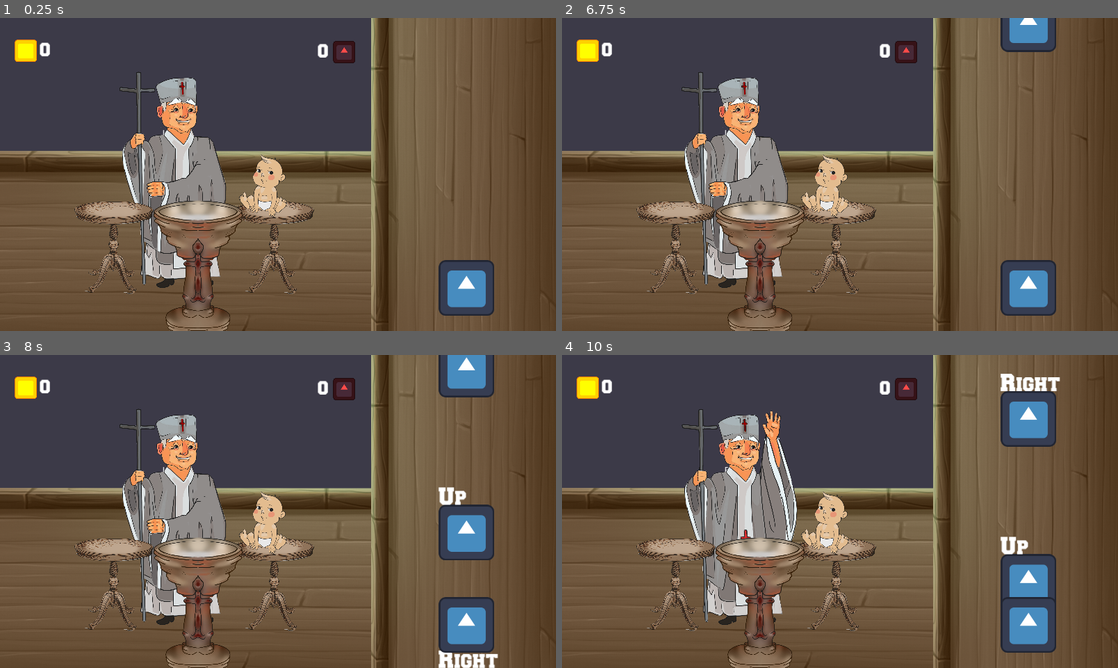
Above: before the commit, frames 1-4 (two rows, left to right).
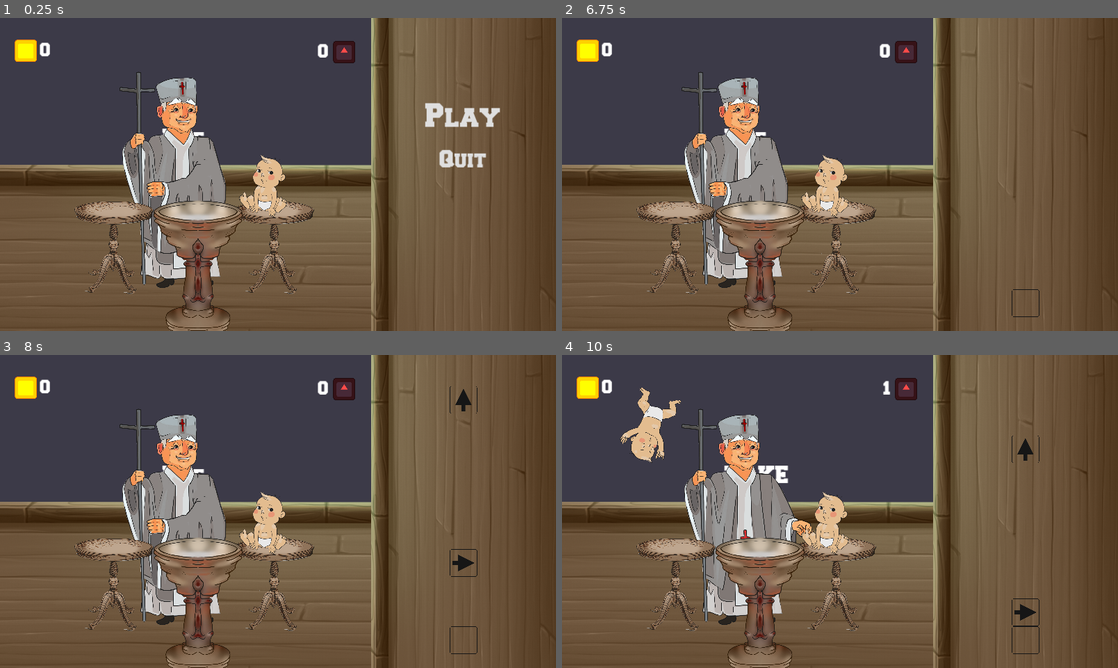
Above: after the commit, the same moments.

Repository: Mikros1999/Umoche-Nash-GGJ-2024
Game: Godot game, scene res://game/game.tscn
Same seed, same stepped clock (60 frames per second), same inputs: the game is played once before the commit and once after it. The engine's default icon, where the game draws it, is replaced by a stand-in: a white triangle on a blue panel in a dark square. Sound files missing from this copy of the repository are replaced by a short silence.
Inputs (mouse positions are in pixels of both pictures, inside the frame that each line leads up to):
- Up to frame 1 (0.25 s): no input
- Up to frame 2 (6.75 s): click (1023, 118) at 0.5 s, where only the run after the commit has a clickable "Play"; tap Enter at 1.25, 2.75, 4.25 s; hold Right 1.28-2.03 s; tap Space at 2, 3.5, 5 s; hold Down 2.03-2.78 s; hold Right 2.78-3.53 s; hold Up 3.53-4.28 s; hold Left 4.28-5.78 s; hold Down 5.78-6.53 s; hold Right from 6.53 s (still down)
- Up to frame 3 (8 s): release Right at 7.28 s; hold Up from 7.28 s (still down)
- Up to frame 4 (10 s): release Up at 8.03 s; hold Right 8.03-8.78 s; hold Down 8.78-9.53 s; hold Left from 9.53 s (still down)

The runs differ from the first frame. In frame 1, 7.8% of the frame differs, in the area x 0-99%, y 7-100%; in frame 2, 8.0%; in frame 3, 11%; in frame 4, 14%, in the area x 0-99%, y 6-100%.

Commit message:
adding main menu

Diff:
--- /dev/null
+++ b/Menu/MainMenu.gd
@@ -0,0 +1,4 @@
+extends Control
+
+func _on_play_normal_mode_button_pressed():
+	get_tree().change_scene_to_file("res://game/game.tscn")
--- /dev/null
+++ b/game/MainMenu.gd
@@ -0,0 +1,18 @@
+extends Control
+
+func _ready():
+	visible = true
+	$"../Gameplay".visible = false
+
+func _on_play_normal_mode_button_pressed():
+	#play game
+	Beat.start_song(preload("res://music/gospodipomiluj.ogg"))
+	visible = false
+	$"../Gameplay".visible = true
+	$"../GameOver".visible = false
+
+func _on_enable_chaos_mode_toggled(toggled_on):
+	pass # setSilly mode to toggle_on
+
+func _on_quit_pressed():
+	get_tree().quit()
--- a/game/game.tscn
+++ b/game/game.tscn
@@ -10,6 +10,29 @@
 [ext_resource type="Shader" path="res://game/bebashader.gdshader" id="5_niwls"]
 [ext_resource type="Texture2D" uid="uid://blf315kml677k" path="res://textures/background.png" id="7_1skec"]
 [ext_resource type="Texture2D" uid="uid://c3w62jgh4qs6g" path="res://textures/umocilica.png" id="8_x8148"]
+[ext_resource type="Texture2D" uid="uid://c1ksulofsduws" path="res://textures/buttons/BLANK_BTN.png" id="11_5w1v6"]
+[ext_resource type="Script" path="res://game/MainMenu.gd" id="11_65x11"]
+[ext_resource type="Texture2D" uid="uid://dabpxlub52lib" path="res://textures/buttons/HOME_BTN.png" id="12_ncivn"]
+[ext_resource type="Texture2D" uid="uid://dl1w4lvb4bv21" path="res://textures/buttons/RELOAD_BTN.png" id="14_ux28w"]
+
+[sub_resource type="StyleBoxEmpty" id="StyleBoxEmpty_bwdna"]
+
+[sub_resource type="StyleBoxEmpty" id="StyleBoxEmpty_kbwst"]
+
+[sub_resource type="StyleBoxEmpty" id="StyleBoxEmpty_iwpob"]
+
+[sub_resource type="StyleBoxEmpty" id="StyleBoxEmpty_jc8dr"]
+
+[sub_resource type="StyleBoxEmpty" id="StyleBoxEmpty_uu8ry"]
+
+[sub_resource type="Theme" id="Theme_2c27w"]
+default_font = ExtResource("3_1hhca")
+default_font_size = 48
+Button/styles/disabled = SubResource("StyleBoxEmpty_bwdna")
+Button/styles/focus = SubResource("StyleBoxEmpty_kbwst")
+Button/styles/hover = SubResource("StyleBoxEmpty_iwpob")
+Button/styles/normal = SubResource("StyleBoxEmpty_jc8dr")
+Button/styles/pressed = SubResource("StyleBoxEmpty_uu8ry")
 
 [sub_resource type="FastNoiseLite" id="FastNoiseLite_harvr"]
 
@@ -73,15 +96,24 @@
 func _ready():
 	Beat.indicators = self
 
+
 func _draw():
 	Beat.draw_tiles()
 
-func draw_indicator(texture: Texture2D, beat: float, key: String):
+
+func draw_indicator(beat: float, key: int):
+	var tex = preload(\"res://textures/buttons/STRELICA_SA_CRTOM.png\")
 	var diff = Beat.beat_to_time(Beat.current_beat-beat)
 	var y_position = diff*Beat.indicator_speed
-	var pos = Vector2(0.0,y_position)-texture.get_size()/2.0
-	draw_texture(texture,pos)
-	draw_string(font,pos,key,HORIZONTAL_ALIGNMENT_CENTER,-1,48)
+	var pos = Vector2(0.0,y_position)
+	var rot = 0.0
+	match key:
+		KEY_UP: rot = PI/2.0
+		KEY_DOWN: rot = -PI/2.0
+		KEY_LEFT: rot = 0.0
+		KEY_RIGHT: rot = PI
+	draw_set_transform(pos,rot,Vector2.ONE)
+	draw_texture_rect(tex,Rect2(Vector2(-32,-32),Vector2(64,64)),false)
 
 "
 
@@ -92,6 +124,7 @@
 anchor_bottom = 1.0
 grow_horizontal = 2
 grow_vertical = 2
+theme = SubResource("Theme_2c27w")
 
 [node name="Levo" type="Control" parent="."]
 clip_contents = true
@@ -168,7 +201,7 @@
 
 [node name="Background" type="Sprite2D" parent="Levo/Pop"]
 z_index = -25
-position = Vector2(208, -481)
+position = Vector2(208, -449)
 scale = Vector2(0.52, 0.52)
 texture = ExtResource("7_1skec")
 
@@ -242,29 +275,112 @@
 grow_vertical = 2
 size_flags_horizontal = 3
 
-[node name="Control" type="Control" parent="Desno"]
-layout_mode = 1
-anchors_preset = 7
+[node name="Gameplay" type="Control" parent="Desno"]
+layout_mode = 1
 anchor_left = 0.5
 anchor_top = 1.0
 anchor_right = 0.5
 anchor_bottom = 1.0
-offset_left = 6.88
-offset_top = -99.0
-offset_right = 19.88
+offset_top = -64.0
 grow_horizontal = 2
 grow_vertical = 0
 
-[node name="Indicators" type="Node2D" parent="Desno/Control"]
+[node name="Indicators" type="Node2D" parent="Desno/Gameplay"]
 script = SubResource("GDScript_pn5h4")
 font = ExtResource("3_1hhca")
 
-[node name="Icon" type="Sprite2D" parent="Desno/Control/Indicators"]
-texture = ExtResource("1_lwe8o")
-
-[node name="Background" type="Sprite2D" parent="Desno/Control/Indicators"]
+[node name="TextureRect" type="TextureRect" parent="Desno/Gameplay/Indicators"]
+anchors_preset = -1
+anchor_left = 0.5
+anchor_top = 0.5
+anchor_right = 0.5
+anchor_bottom = 0.5
+offset_left = -32.0
+offset_top = -32.0
+offset_right = 32.0
+offset_bottom = 32.0
+grow_horizontal = 2
+grow_vertical = 2
+texture = ExtResource("11_5w1v6")
+expand_mode = 1
+stretch_mode = 5
+
+[node name="MainMenu" type="Control" parent="Desno"]
+layout_mode = 1
+anchor_right = 1.0
+anchor_bottom = 1.0
+offset_left = 64.0
+offset_top = 64.0
+offset_right = -64.0
+offset_bottom = -64.0
+script = ExtResource("11_65x11")
+
+[node name="VBoxContainer" type="VBoxContainer" parent="Desno/MainMenu"]
+layout_mode = 1
+anchors_preset = 15
+anchor_right = 1.0
+anchor_bottom = 1.0
+offset_top = 132.0
+offset_right = -0.23999
+grow_horizontal = 2
+grow_vertical = 2
+theme_override_constants/separation = 40
+
+[node name="PlayNormalModeButton" type="Button" parent="Desno/MainMenu/VBoxContainer"]
+layout_mode = 2
+theme_override_font_sizes/font_size = 64
+text = "Play"
+
+[node name="Quit" type="Button" parent="Desno/MainMenu/VBoxContainer"]
+layout_mode = 2
+text = "Quit"
+
+[node name="GameOver" type="Control" parent="Desno"]
+visible = false
+layout_mode = 1
+anchors_preset = 15
+anchor_right = 1.0
+anchor_bottom = 1.0
+grow_horizontal = 2
+grow_vertical = 2
+
+[node name="Home" type="TextureButton" parent="Desno/GameOver"]
+layout_mode = 1
+anchors_preset = -1
+anchor_left = 1.0
+anchor_top = 1.0
+anchor_right = 1.0
+anchor_bottom = 1.0
+offset_left = -96.0
+offset_top = -96.0
+offset_right = -32.0
+offset_bottom = -32.0
+grow_horizontal = 0
+grow_vertical = 0
+texture_normal = ExtResource("12_ncivn")
+ignore_texture_size = true
+stretch_mode = 5
+
+[node name="Home2" type="TextureButton" parent="Desno/GameOver"]
+layout_mode = 1
+anchors_preset = -1
+anchor_top = 1.0
+anchor_bottom = 1.0
+offset_left = 32.0
+offset_top = -96.0
+offset_right = 96.0
+offset_bottom = -32.0
+grow_vertical = 0
+texture_normal = ExtResource("14_ux28w")
+ignore_texture_size = true
+stretch_mode = 5
+
+[node name="Background" type="Sprite2D" parent="Desno"]
 z_index = -25
-position = Vector2(-593.76, -423)
+position = Vector2(-373.76, 190)
 rotation = -1.5708
 scale = Vector2(0.439252, 0.439252)
 texture = ExtResource("7_1skec")
+
+[connection signal="pressed" from="Desno/MainMenu/VBoxContainer/PlayNormalModeButton" to="Desno/MainMenu" method="_on_play_normal_mode_button_pressed"]
+[connection signal="pressed" from="Desno/MainMenu/VBoxContainer/Quit" to="Desno/MainMenu" method="_on_quit_pressed"]
--- a/global/beat.gd
+++ b/global/beat.gd
@@ -19,8 +19,7 @@
 		self.key = key
 		self.beat = beat
 	func _draw(c: CanvasItem):
-		var texture = preload("res://icon.svg")
-		c.draw_indicator(texture,beat,OS.get_keycode_string(key))
+		c.draw_indicator(beat,key)
 		pass
 
 var delay: float = 0.675
@@ -40,8 +39,6 @@
 	for i in range(12,206):
 		tiles.append(Tile.new([KEY_UP,KEY_DOWN,KEY_LEFT,KEY_RIGHT][randi()%4],i*1.0+beat_to_time(delay)))
 	add_child(audio_player)
-	audio_player.pitch_scale = pitch
-	start_song(preload("res://music/gospodipomiluj.ogg"))
 	var tween = create_tween()
 	tween.tween_property(self,"pitch",1.4,110.0)
 	#tween.tween_interval(3.0)
@@ -50,16 +47,20 @@
 func _process(delta):
 	if playing:
 		current_beat += bpm*delta/60.0*pitch
-		if abs(audio_player.get_playback_position()-beat_to_time(current_beat/bpm*60.0)) < 0.02:
-			current_beat = time_to_beat(audio_player.get_playback_position())
-		var bd = time_to_beat(delay)
-		if fmod(last_frame_beat-bd,1.0) > fmod(current_beat-bd,1.0):
-			emit_signal("on_beat")
+		_sync_beat()
+		_check_if_beat_happened()
+		_process_tiles(delta)
+
 		last_frame_beat = current_beat
 
-		_process_tiles(delta)
+func _sync_beat():
+	if abs(audio_player.get_playback_position()-beat_to_time(current_beat/bpm*60.0)) < 0.02:
+		current_beat = time_to_beat(audio_player.get_playback_position())
 
-		indicators.queue_redraw()
+func _check_if_beat_happened():
+	var bd = time_to_beat(delay)
+	if fmod(last_frame_beat-bd,1.0) > fmod(current_beat-bd,1.0):
+		emit_signal("on_beat")
 
 func _process_tiles(delta):
 	if tiles.size() > 0:
@@ -67,6 +68,7 @@
 			tiles.pop_front()
 			print("zakasnio tile ⏰⏰⏰" + str(current_beat))
 			emit_signal("hit_fail")
+	indicators.queue_redraw()
 
 func _set_pitch(value):
 	audio_player.pitch_scale = value
@@ -76,9 +78,9 @@
 	for tile in tiles:
 		tile._draw(indicators)
 
-
 func start_song(song: AudioStream):
 	current_beat = 0.0
+	audio_player.pitch_scale = pitch
 	audio_player.stream = song
 	audio_player.play(0.0)
 	playing = true
Not shown: 1 places in game/game.tscn that only renumber resources
Binary file added: textures/buttons/ANDJEO_BEBA.png
Not shown, added: textures/buttons/ANDJEO_BEBA.png.import
Binary file added: textures/buttons/BLANK_BTN.png
Not shown, added: textures/buttons/BLANK_BTN.png.import
Binary file added: textures/buttons/DJAVO_BEBA.png
Not shown, added: textures/buttons/DJAVO_BEBA.png.import
Binary file added: textures/buttons/HOME_BTN.png
Not shown, added: textures/buttons/HOME_BTN.png.import
Binary file added: textures/buttons/RELOAD_BTN.png
Not shown, added: textures/buttons/RELOAD_BTN.png.import
Binary file added: textures/buttons/STRELICA_SA_CRTOM.png
(and 1 more such lines)
